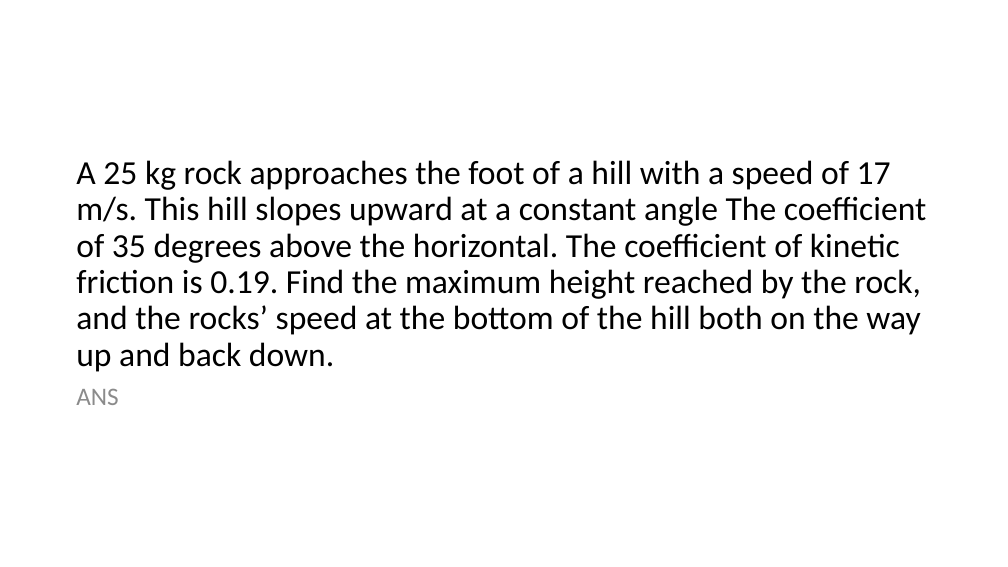
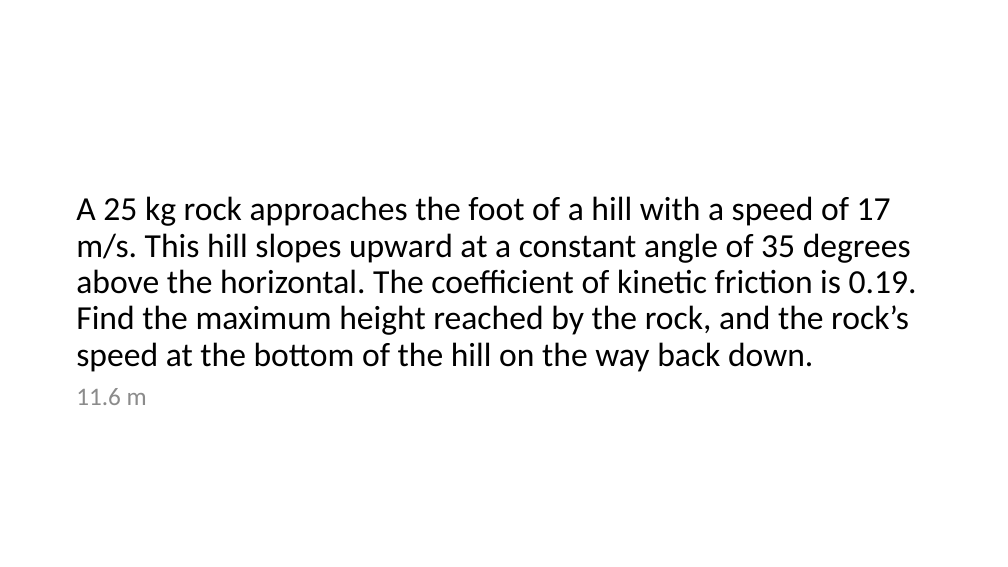
Before and after one commit to jwknaup/Junior, a slide deck: slide 14 of SI - 121/Exam 3 Review Ch 6-8.pptx. Drawn at 1008x567 pixels with LibreOffice and Linux fonts; fonts in the diff are those of the drawing. Boxes give left, top, right and bottom in pixels: in the first picture for what was removed or moved away, otherwise in the second. Text is boxed around its words. In the diff, an @@ line names an element or a change of style, - is before the commit and + after.

```diff
--- a/SI - 121/Exam 3 Review Ch 6-8.pptx
+++ b/SI - 121/Exam 3 Review Ch 6-8.pptx
@@ title at (76, 196, 917, 372): text changed @@
-A 25 kg rock approaches the foot of a hill with a speed of 17 m/s. This hill slopes upward at a constant angle The coefficient of 35 degrees above the horizontal. The coefficient of kinetic friction is 0.19. Find the maximum height reached by the rock, and the rocks’ speed at the bottom of the hill both on the way up and back down.
+A 25 kg rock approaches the foot of a hill with a speed of 17 m/s. This hill slopes upward at a constant angle of 35 degrees above the horizontal. The coefficient of kinetic friction is 0.19. Find the maximum height reached by the rock, and the rock’s speed at the bottom of the hill on the way back down.
@@ text at (76, 388, 147, 405): text changed @@
-ANS
+11.6 m
```
Also in this commit, not shown: 8 other slides changed.
